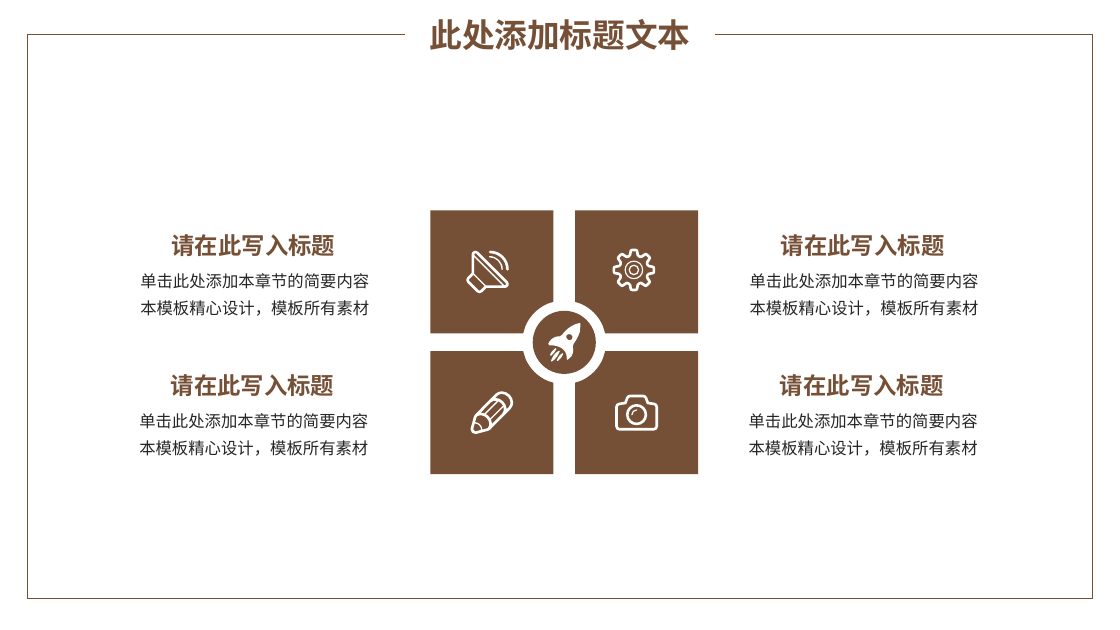
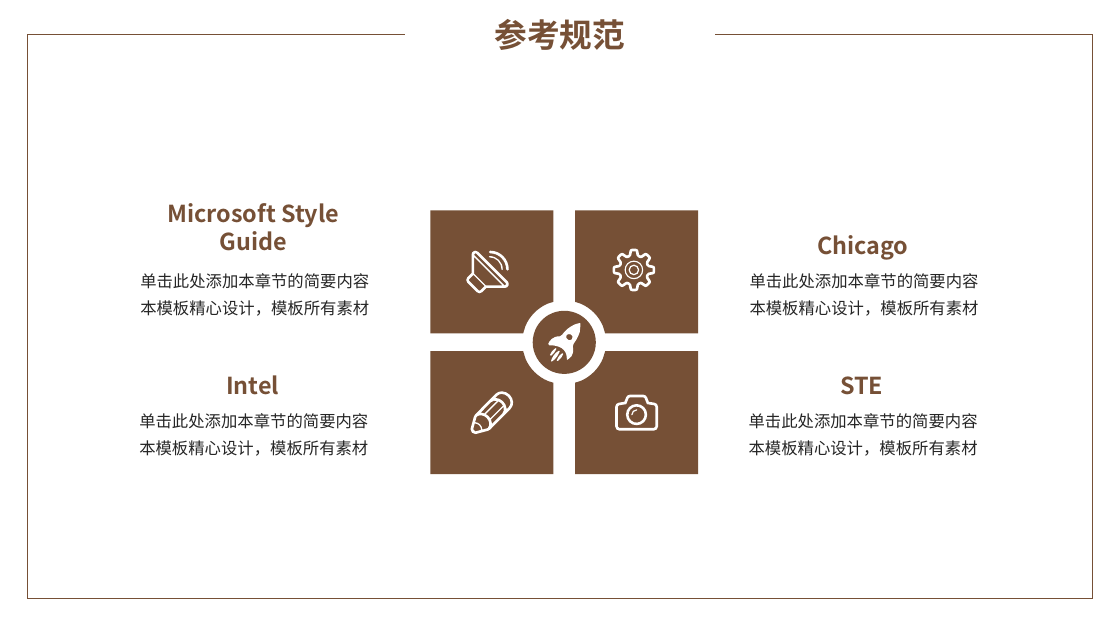
Before and after one commit to yaoyaodu/materials, a slide deck: slide 16 of docs/工具使用篇/绘图截图/PPT/1 素雅简约通用PPT模板.pptx. Drawn at 1120x630 pixels with LibreOffice and Linux fonts; fonts in the diff are those of the drawing; background and template pictures are left out. Boxes give left, top, right and bottom in pixels: in the first picture for what was removed or moved away, otherwise in the second. Text is boxed around its words. In the diff, an @@ line names an element or a change of style, - is before the commit and + after.

```diff
--- a/docs/工具使用篇/绘图截图/PPT/1 素雅简约通用PPT模板.pptx
+++ b/docs/工具使用篇/绘图截图/PPT/1 素雅简约通用PPT模板.pptx
@@ text at <box>495,19,626,50</box>: text changed @@
-此处添加标题文本
+参考规范
@@ text at <box>168,203,339,251</box>: text changed @@
-请在此写入标题
+Microsoft Style Guide
@@ text at <box>817,235,908,260</box>: text changed @@
-请在此写入标题
+Chicago
@@ text at <box>226,375,279,395</box>: text changed @@
-请在此写入标题
+Intel
@@ text at <box>840,376,883,395</box>: text changed @@
-请在此写入标题
+STE
```
Also in this commit, not shown: 8 other slides changed, 11 slides added, 3 slides removed, 17 other files.
